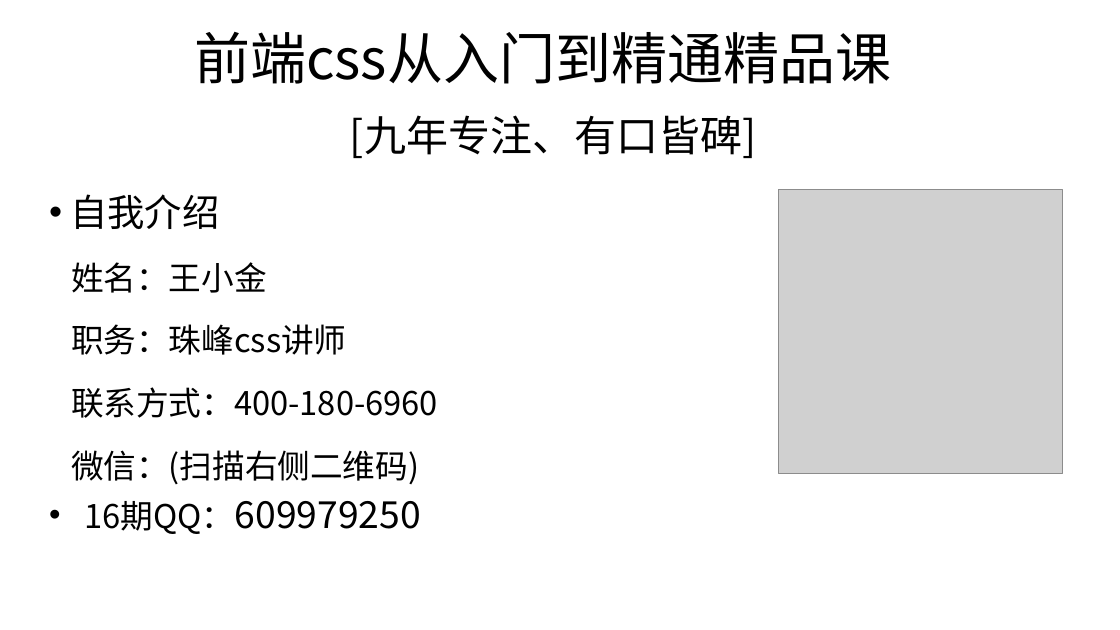
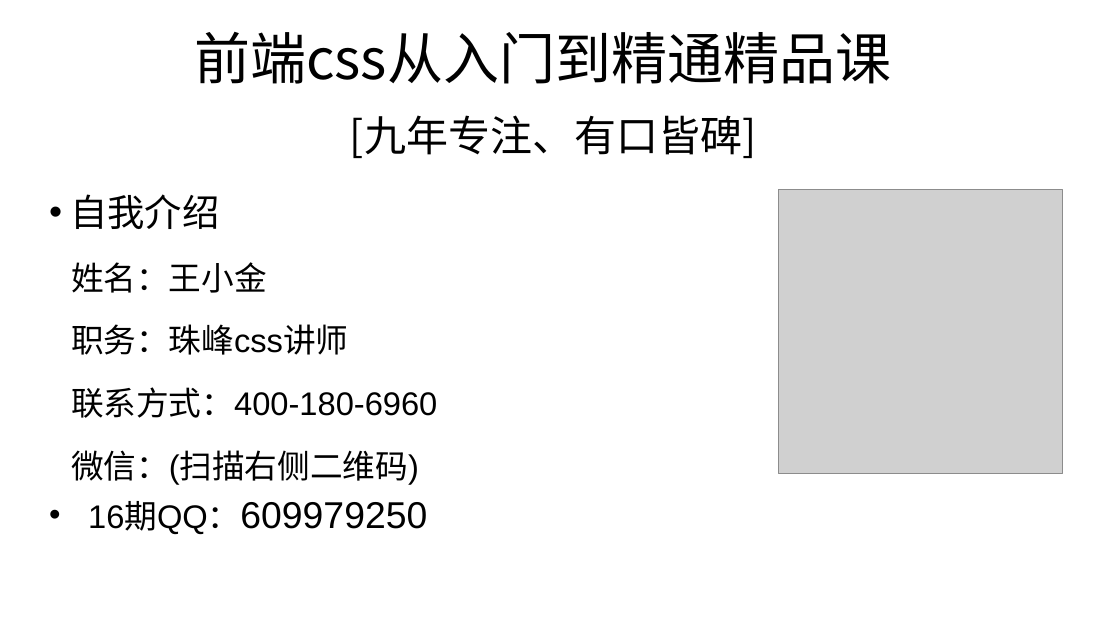
Before and after one commit to wangxiaojingit/15ClassReady1, a slide deck: slide 2 of day01/课件PPT模板.pptx. Drawn at 1120x630 pixels with LibreOffice and Linux fonts; fonts in the diff are those of the drawing; grey boxes stand for pictures; background and template pictures are left out. Boxes give left, top, right and bottom in pixels: in the first picture for what was removed or moved away, otherwise in the second. Text is boxed around its words. In the diff, an @@ line names an element or a change of style, - is before the commit and + after.

```diff
--- a/day01/课件PPT模板.pptx
+++ b/day01/课件PPT模板.pptx
@@ text "自我介绍" at (70,194,437,534): font Noto Sans CJK SC to Arial @@
```
Also in this commit, not shown: 1 other slide changed, 1 slide added, 1 slide removed, 12 other files.
